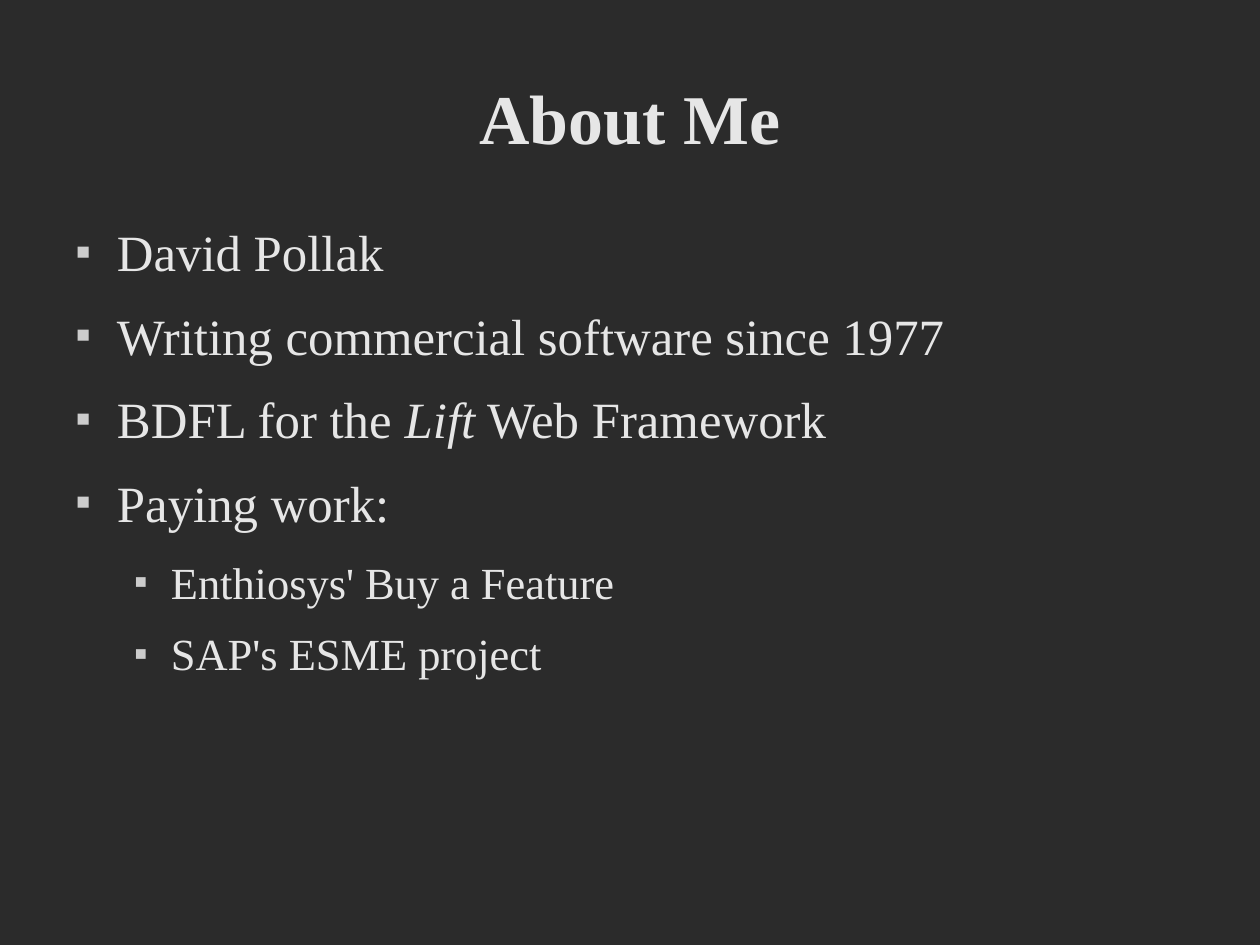
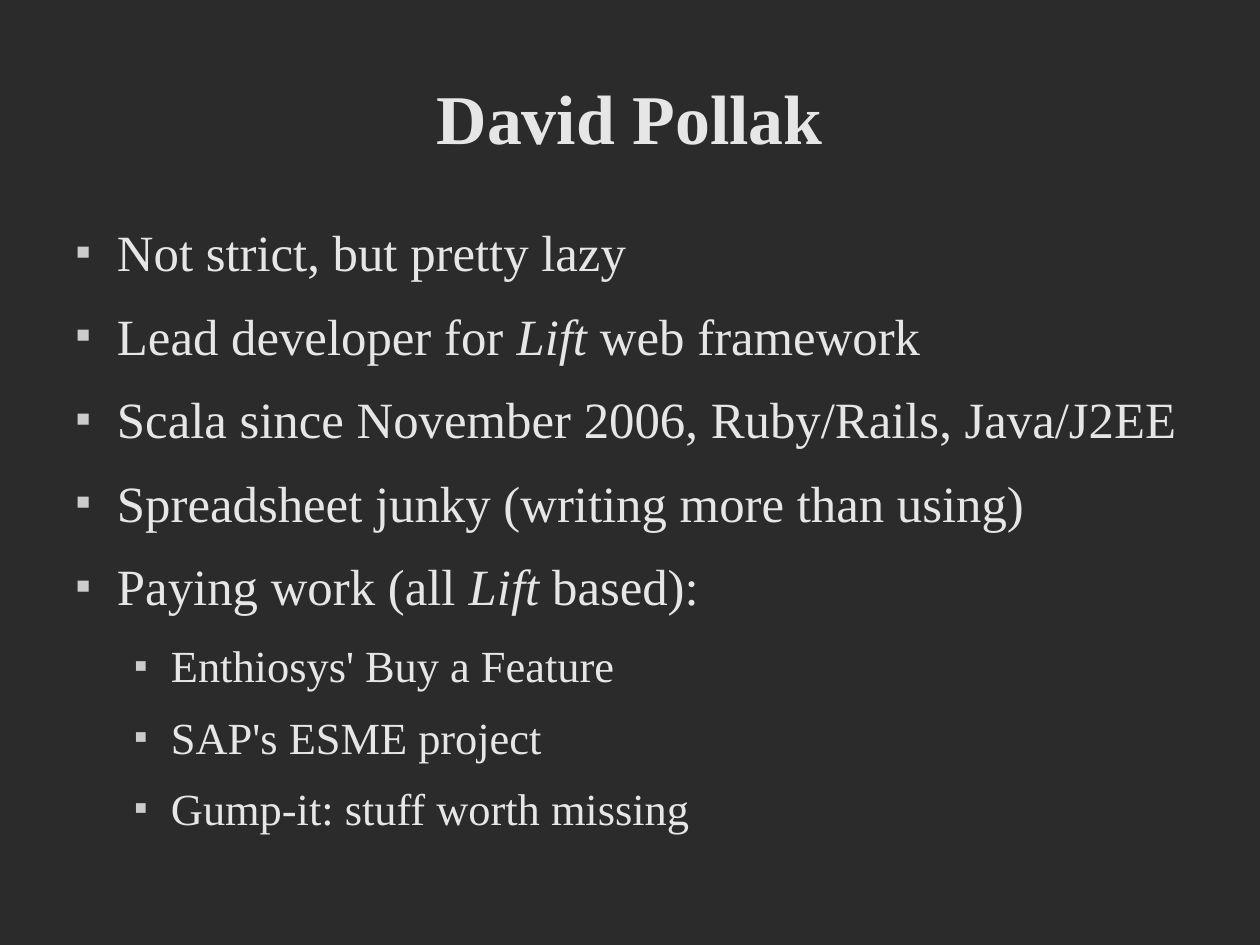
Before and after one commit to dpp/lift-samples, a slide deck: slide 2 of presentations/2008_dpp_CUFP/CUFP Preso.odp. Drawn at 1260x945 pixels with LibreOffice and Linux fonts; fonts in the diff are those of the drawing; background and template pictures are left out; a plain dark background stands for a picture behind light text. Boxes give left, top, right and bottom in pixels: in the first picture for what was removed or moved away, otherwise in the second. Text is boxed around its words. In the diff, an @@ line names an element or a change of style, - is before the commit and + after.

```diff
--- a/presentations/2008_dpp_CUFP/CUFP Preso.odp
+++ b/presentations/2008_dpp_CUFP/CUFP Preso.odp
@@ title at <box>437,95,823,145</box>: text changed @@
-About Me
+David Pollak
@@ text at <box>117,235,1176,616</box>: text changed @@
-■ David Pollak
-■ Writing commercial software since 1977
-■ BDFL for the Lift Web Framework
-■ Paying work:
+■ Not strict, but pretty lazy
+■ Lead developer for Lift web framework
+■ Scala since November 2006, Ruby/Rails, Java/J2EE
+■ Spreadsheet junky (writing more than using)
+■ Paying work (all Lift based):
@@ text at <box>171,793,689,834</box>: paragraph added @@
+  ■ Gump-it: stuff worth missing
```
Also in this commit, not shown: 3 other slides changed, 16 slides added, 3 slides removed.
